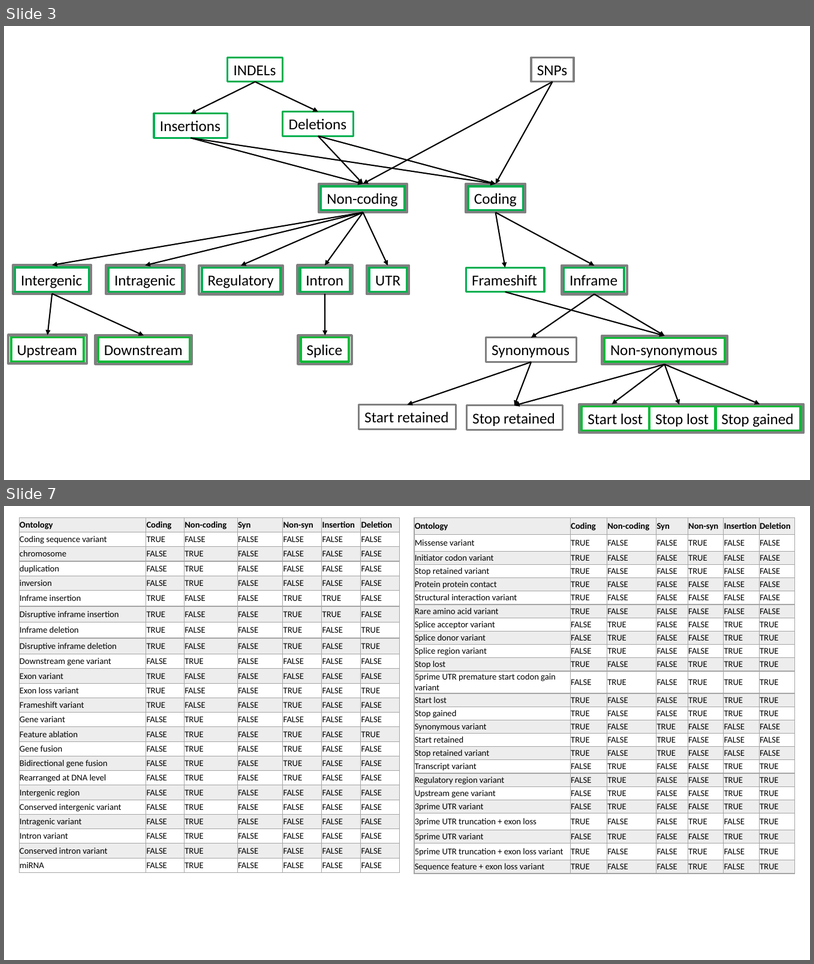
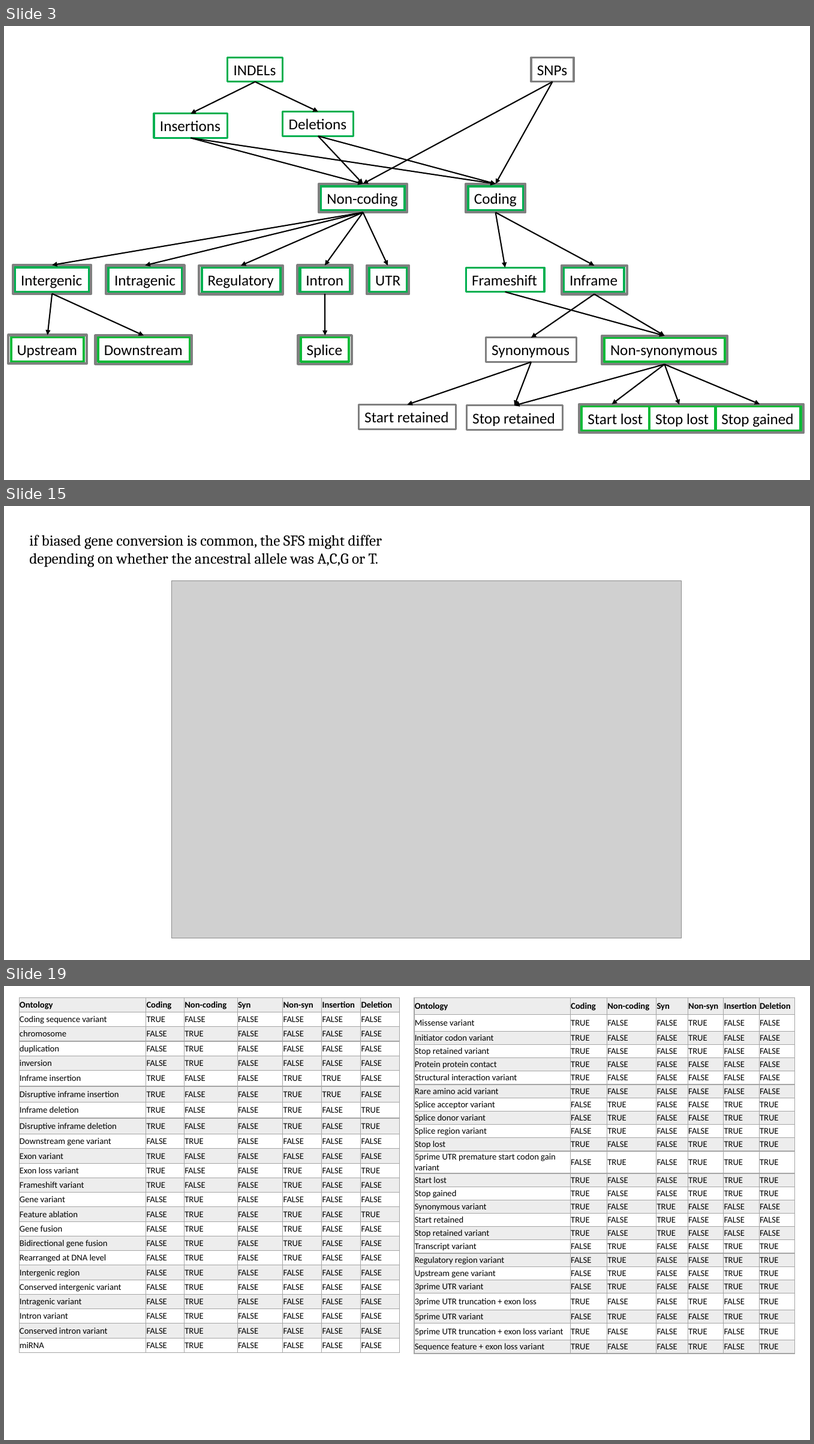
Before and after one commit to sam0per/Littorina_saxatilis_short_variants, a slide deck: short_genetic_variants/docs/short_indels_v05.pptx. Shown one above the other, each under a label of ours: slides 3 and 7 before the commit, slides 3, 15 and 19 after it; the slides between them are not shown. The pictures are 814x964 and 814x1444 pixels, drawn with LibreOffice and Linux fonts; fonts in the diff are those of the drawing; grey boxes stand for pictures. Boxes give left, top, right and bottom in pixels: in the first picture for what was removed or moved away, otherwise in the second. Text is boxed around its words. In the diff, an @@ line names an element or a change of style, - is before the commit and + after.

```diff
--- a/short_genetic_variants/docs/short_indels_v05.pptx
+++ b/short_genetic_variants/docs/short_indels_v05.pptx
@@ slide 15 added at bbox=[4, 506, 810, 960], background #FFFFFF @@
@@ text added at bbox=[29, 535, 383, 567], 18 pt, text #000000 @@
+if biased gene conversion is common, the SFS might differ depending on whether the ancestral allele was A,C,G or T.
@@ picture added at bbox=[171, 580, 682, 938] @@
@@ what was slide 7 is now slide 19 @@
```
Also in this commit, not shown: 1 slide changed, 13 other slides added, 2 slides removed, 6 other files.
